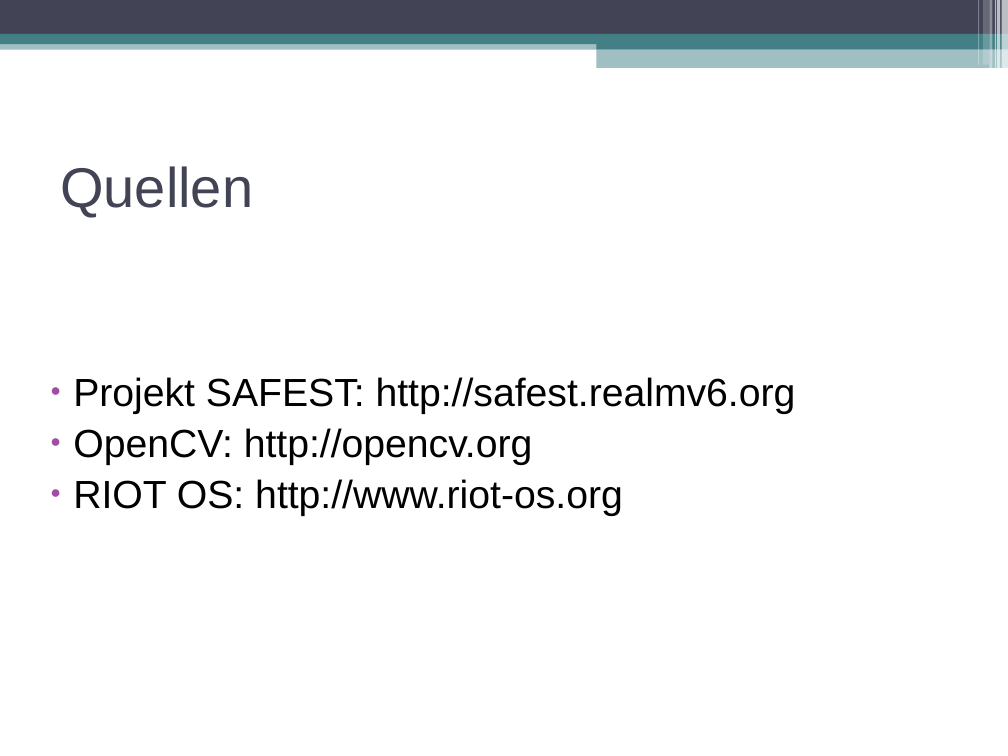
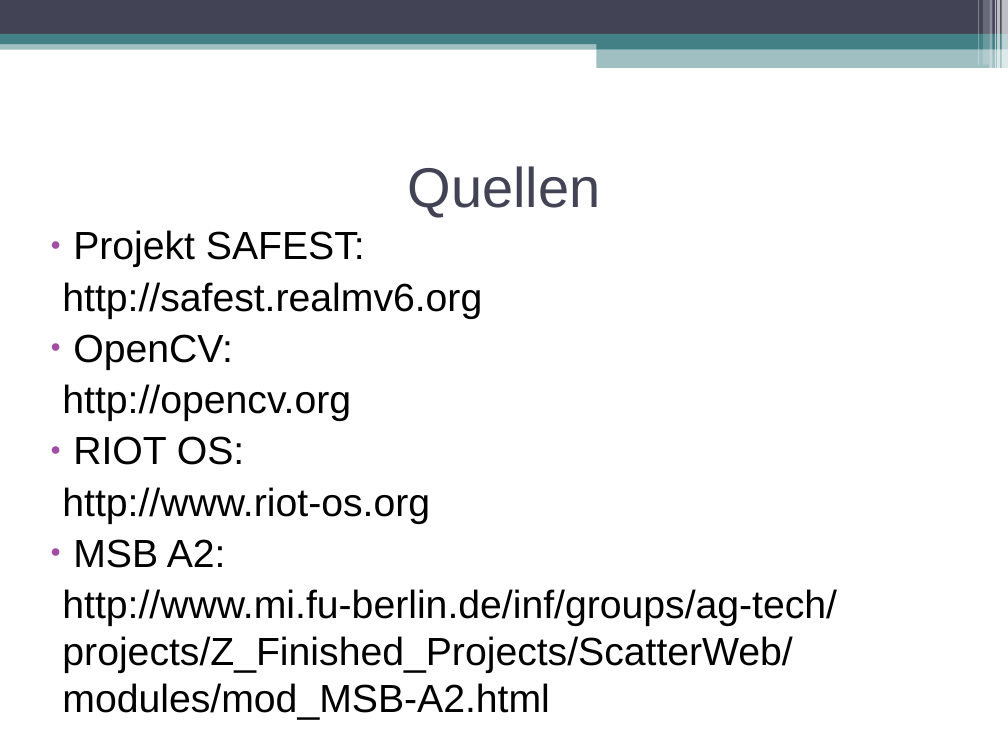
Before and after one commit to swp2013riot/riot-opencv-port, a slide deck: slide 6 of doc/slides/intro_presentation.odp (slide 7 before the commit). Drawn at 1008x756 pixels with LibreOffice and Linux fonts; fonts in the diff are those of the drawing. Boxes give left, top, right and bottom in pixels: in the first picture for what was removed or moved away, otherwise in the second. Text is boxed around its words. In the diff, an @@ line names an element or a change of style, - is before the commit and + after.

```diff
--- a/doc/slides/intro_presentation.odp
+++ b/doc/slides/intro_presentation.odp
@@ title "Quellen" at bbox=[408, 166, 601, 217]: alignment left to centre @@
@@ subtitle at bbox=[62, 230, 837, 720]: text changed @@
-● Projekt SAFEST: http://safest.realmv6.org
-● OpenCV: http://opencv.org
-● RIOT OS: http://www.riot-os.org
+● Projekt SAFEST:
+  http://safest.realmv6.org
+● OpenCV:
+  http://opencv.org
+● RIOT OS:
+  http://www.riot-os.org
+● MSB A2:
+  http://www.mi.fu-berlin.de/inf/groups/ag-tech/projects/Z_Finished_Projects/ScatterWeb/modules/mod_MSB-A2.html
```
Also in this commit, not shown: 2 other slides changed, 2 slides added, 3 slides removed.
